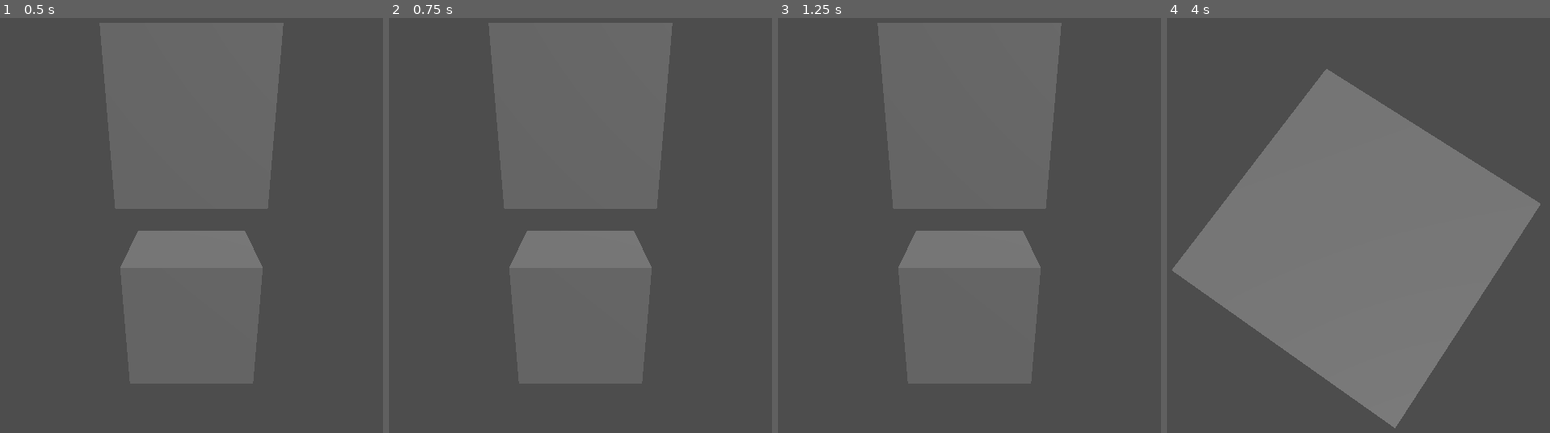
Above: before the commit, frames 1-4 (left to right).
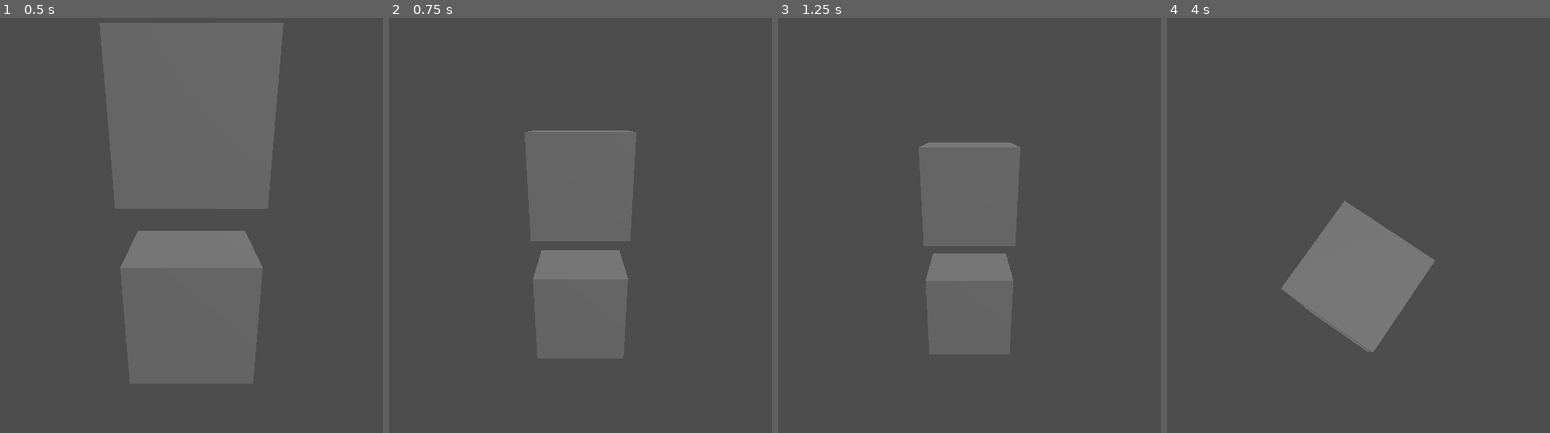
Above: after the commit, the same moments.

Repository: Oceane4973/Monster-Rescue-Idle
Game: Godot game, scene res://Main.tscn
Same seed, same stepped clock (60 frames per second), same inputs: the game is played once before the commit and once after it. The project has no main scene, so this scene is started directly.
Inputs (mouse positions are in pixels of both pictures, inside the frame that each line leads up to):
- Up to frame 1 (0.5 s): no input
- Up to frame 2 (0.75 s): tap Enter at 0.5 s; move the mouse to (664, 271) at 0.52 s; hold Mouse wheel up (cam_zoom_in, bound only after the commit) from 0.53 s (still down)
- Up to frame 3 (1.25 s): keep holding Mouse wheel up (cam_zoom_in, bound only after the commit); tap Mouse wheel down (cam_zoom_out, bound only after the commit) at 0.8 s
- Up to frame 4 (4 s): tap Space at 1.25, 3.5 s; move the mouse to (1281, 329) at 1.27 s; release Mouse wheel up (cam_zoom_in, bound only after the commit) at 1.28 s; tap Mouse wheel down (cam_zoom_out, bound only after the commit) at 1.35, 2.3, 3.8 s; tap Mouse wheel up (cam_zoom_in, bound only after the commit) at 1.55, 3.05 s; tap Enter at 2 s; move the mouse to (1396, 171) at 2.02 s; hold S (cam_down) 2.03-2.78 s; move the mouse to (1339, 416) at 2.77 s; tap Q (cam_left) at 2.85 s; move the mouse to (1473, 387) at 3.52 s; hold D (cam_right) from 3.53 s (still down)

Frame 1 is identical in both runs. In frame 2, 14% of the frame differs, in the area x 25-75%, y 1-61%; in frame 3, 15%; in frame 4, 35%, in the area x 1-98%, y 12-99%.

Commit message:
Mise en place du zoom Suppression du print Lien de la référence

Diff:
--- a/Monster Rescue Idle/Essai.gd
+++ b/Monster Rescue Idle/Essai.gd
@@ -1,6 +1,13 @@
 extends Node3D
 
+# Référence : https://www.youtube.com/watch?app=desktop&v=4NLrfxNt3ps
+
 @export var rotation_speed = PI / 2
+@export var max_zoom = 3.0
+@export var min_zoom = 0.5
+@export var zoom_speed = 0.1
+
+var zoom = 1.5
 
 # Called when the node enters the scene tree for the first time.
 func _ready():
@@ -9,6 +16,14 @@
 # Called every frame. 'delta' is the elapsed time since the previous frame.
 func _process(delta):
 	get_input_keyboard(delta)
+
+func _unhandled_input(event):
+	if event.is_action_pressed("cam_zoom_in"):
+		zoom -= zoom_speed
+	if event.is_action_pressed("cam_zoom_out"):
+		zoom += zoom_speed
+	zoom = clamp(zoom, min_zoom, max_zoom)
+	scale = Vector3.ONE * zoom
 
 func get_input_keyboard(delta):
 	var y_rotation = 0
@@ -28,4 +43,3 @@
 		$Espace.rotation.x = -1
 	if($Espace.rotation.x > 0.5):
 		$Espace.rotation.x = 0.5
-	print( $Espace.rotation)
--- a/Monster Rescue Idle/project.godot
+++ b/Monster Rescue Idle/project.godot
@@ -43,6 +43,16 @@
 "events": [Object(InputEventKey,"resource_local_to_scene":false,"resource_name":"","device":0,"window_id":0,"alt_pressed":false,"shift_pressed":false,"ctrl_pressed":false,"meta_pressed":false,"pressed":false,"keycode":83,"physical_keycode":0,"key_label":0,"unicode":0,"echo":false,"script":null)
 ]
 }
+cam_zoom_in={
+"deadzone": 0.5,
+"events": [Object(InputEventMouseButton,"resource_local_to_scene":false,"resource_name":"","device":0,"window_id":0,"alt_pressed":false,"shift_pressed":false,"ctrl_pressed":false,"meta_pressed":false,"button_mask":0,"position":Vector2(0, 0),"global_position":Vector2(0, 0),"factor":1.0,"button_index":4,"canceled":false,"pressed":false,"double_click":false,"script":null)
+]
+}
+cam_zoom_out={
+"deadzone": 0.5,
+"events": [Object(InputEventMouseButton,"resource_local_to_scene":false,"resource_name":"","device":0,"window_id":0,"alt_pressed":false,"shift_pressed":false,"ctrl_pressed":false,"meta_pressed":false,"button_mask":0,"position":Vector2(0, 0),"global_position":Vector2(0, 0),"factor":1.0,"button_index":5,"canceled":false,"pressed":false,"double_click":false,"script":null)
+]
+}
 
 [input_devices]
 
